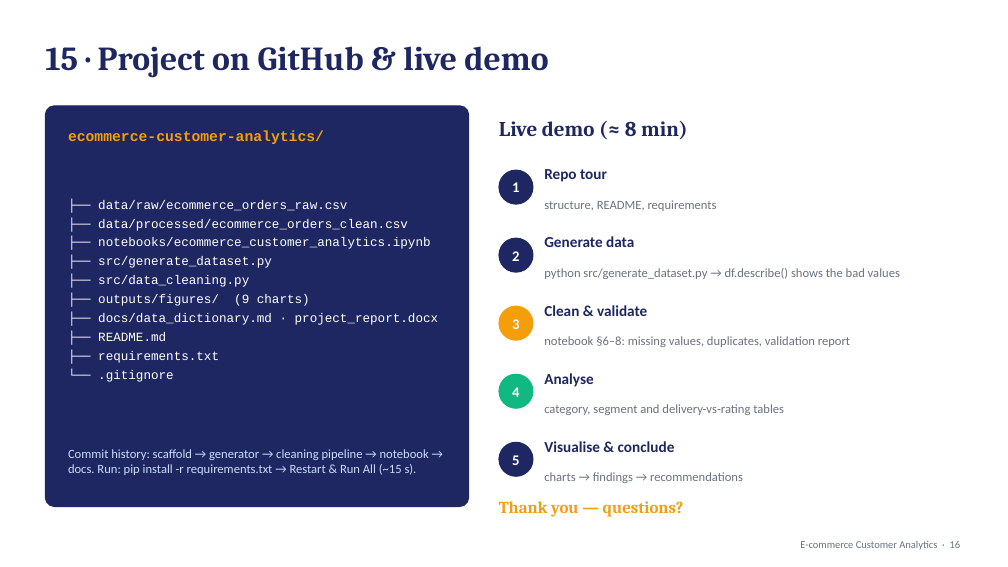
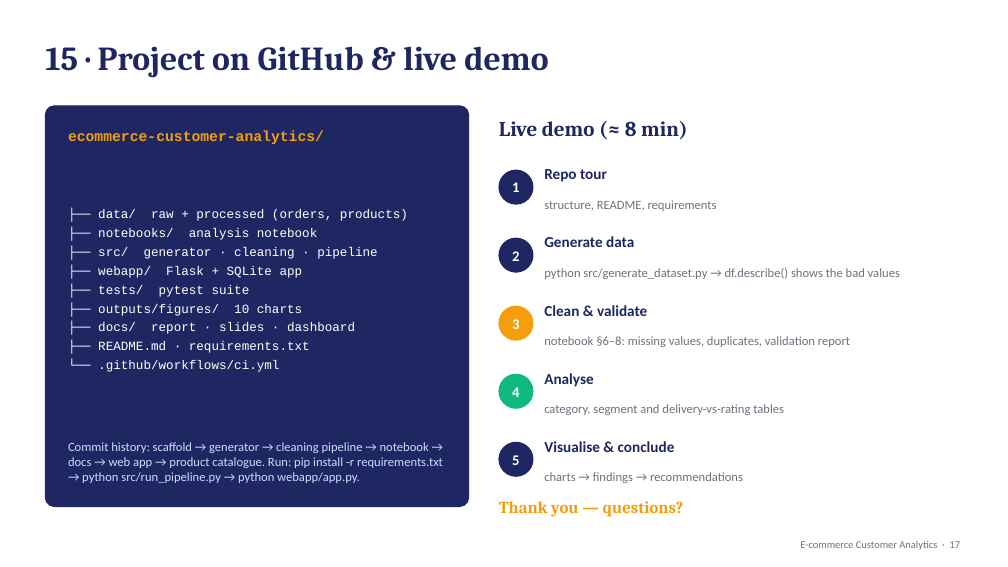
Before and after one commit to hinrithisak-eng/ecommerce-customer-analytics, a slide deck: slide 17 of docs/presentation.pptx (slide 16 before the commit). Drawn at 1008x567 pixels with LibreOffice and Linux fonts; fonts in the diff are those of the drawing. Boxes give left, top, right and bottom in pixels: in the first picture for what was removed or moved away, otherwise in the second. Text is boxed around its words. In the diff, an @@ line names an element or a change of style, - is before the commit and + after.

```diff
--- a/docs/presentation.pptx
+++ b/docs/presentation.pptx
@@ text at bbox=[98, 209, 377, 372]: text changed @@
-├── data/raw/ecommerce_orders_raw.csv
-├── data/processed/ecommerce_orders_clean.csv
-├── notebooks/ecommerce_customer_analytics.ipynb
-├── src/generate_dataset.py
-├── src/data_cleaning.py
-├── outputs/figures/ (9 charts)
-├── docs/data_dictionary.md · project_report.docx
-├── README.md
-├── requirements.txt
-└── .gitignore
+├── data/ raw + processed (orders, products)
+├── notebooks/ analysis notebook
+├── src/ generator · cleaning · pipeline
+├── webapp/ Flask + SQLite app
+├── tests/ pytest suite
+├── outputs/figures/ 10 charts
+├── docs/ report · slides · dashboard
+├── README.md · requirements.txt
+└── .github/workflows/ci.yml
@@ text at bbox=[68, 442, 443, 483]: text changed @@
-Commit history: scaffold → generator → cleaning pipeline → notebook → docs. Run: pip install -r requirements.txt → Restart & Run All (~15 s).
+Commit history: scaffold → generator → cleaning pipeline → notebook → docs → web app → product catalogue. Run: pip install -r requirements.txt → python src/run_pipeline.py → python webapp/app.py.
@@ text at bbox=[800, 541, 961, 550]: text changed @@
-E-commerce Customer Analytics · 16
+E-commerce Customer Analytics · 17
```
Also in this commit, not shown: 14 other slides changed, 1 slide added, 38 other files.
